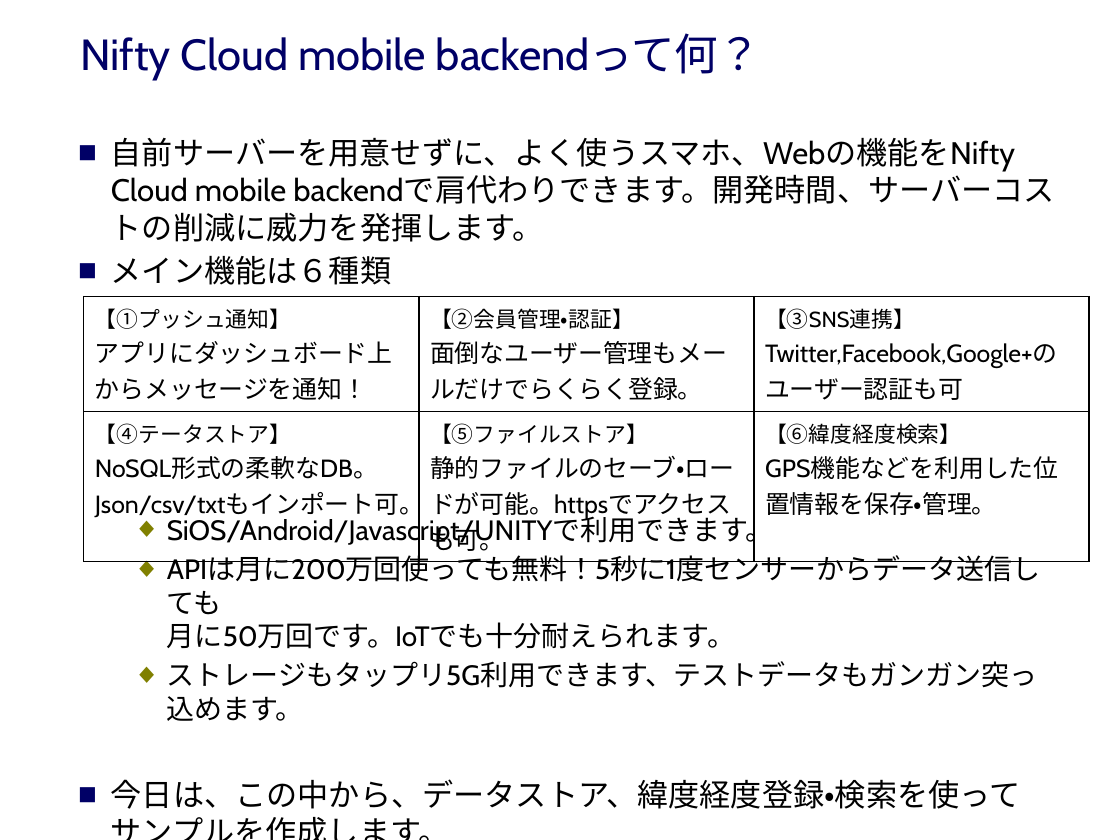
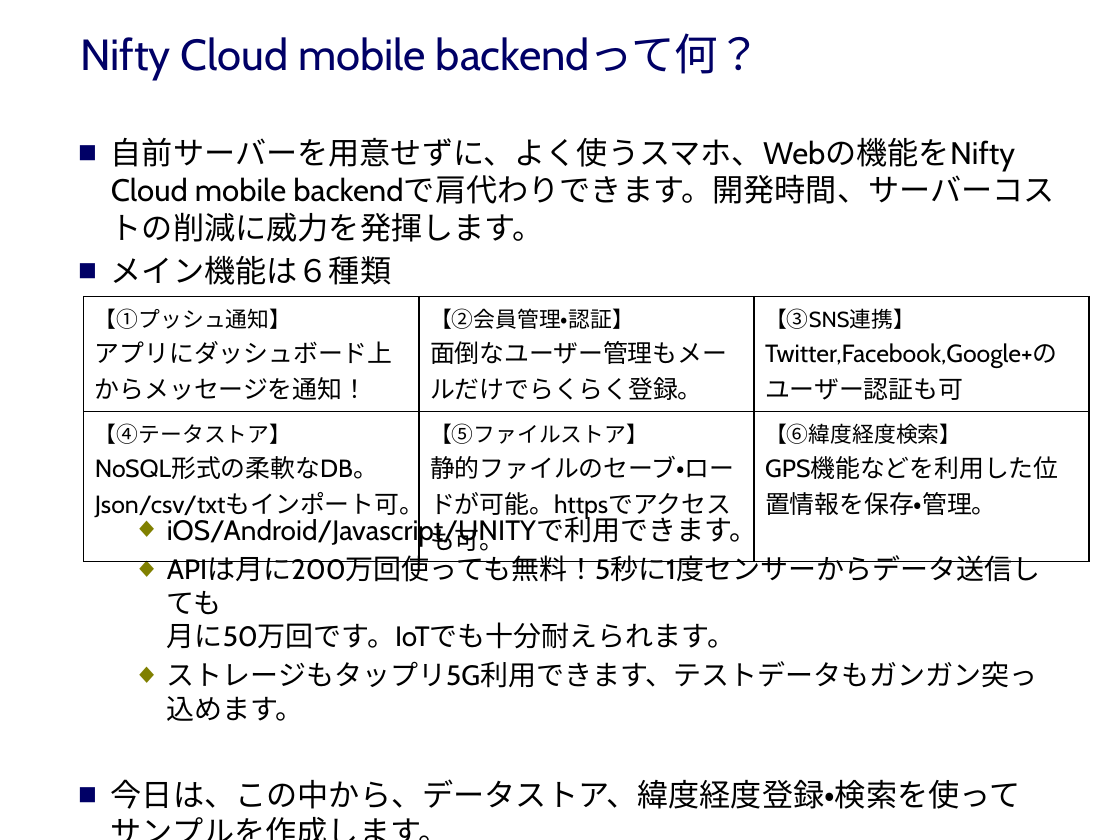
Before and after one commit to hiroyuki-ichikawa/NCMB_shinsyu, a slide deck: slide 3 of NCMB_ハンズオン.pptx. Drawn at 1120x840 pixels with LibreOffice and Linux fonts; fonts in the diff are those of the drawing; background and template pictures are left out. Boxes give left, top, right and bottom in pixels: in the first picture for what was removed or moved away, otherwise in the second. Text is boxed around its words. In the diff, an @@ line names an element or a change of style, - is before the commit and + after.

```diff
--- a/NCMB_ハンズオン.pptx
+++ b/NCMB_ハンズオン.pptx
@@ text at bbox=[167, 516, 758, 551]: text changed @@
-  ◆ SiOS/Android/Javascript/UNITYで利用できます。
+  ◆ iOS/Android/Javascript/UNITYで利用できます。
```
Also in this commit, not shown: 6 other slides changed, 5 slides added.
